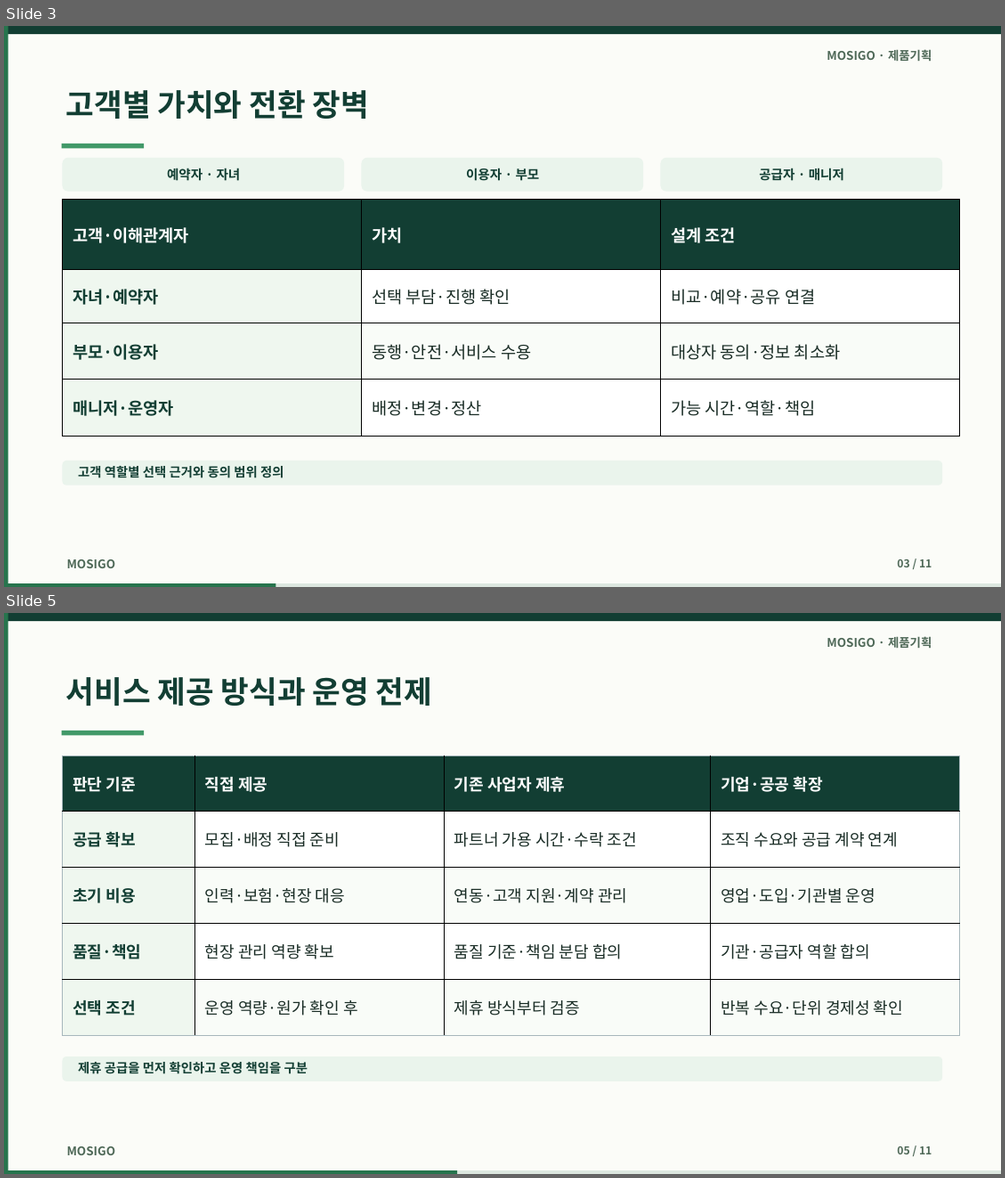
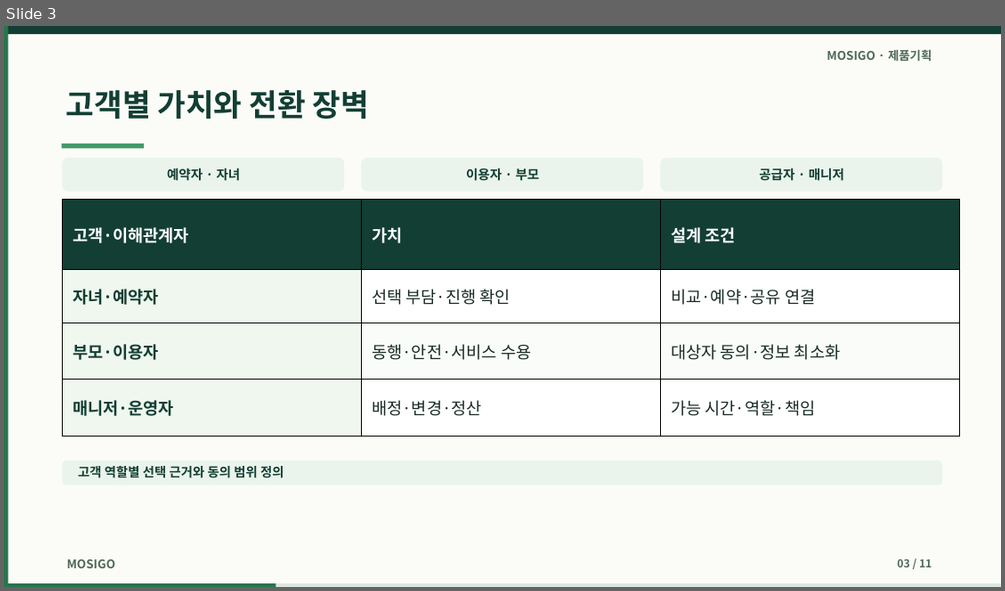
Before and after one commit to dohyunkimmm/mosigo-case-study, a slide deck: downloads/mosigo_report.pptx. Shown one above the other, each under a label of ours: slides 3 and 5 before the commit, slide 3 after it; the slides between them are not shown. The pictures are 1005x1178 and 1005x591 pixels, drawn with LibreOffice and Linux fonts; fonts in the diff are those of the drawing. Boxes give left, top, right and bottom in pixels: in the first picture for what was removed or moved away, otherwise in the second. Text is boxed around its words. In the diff, an @@ line names an element or a change of style, - is before the commit and + after.

Commit message:
Refine MOSIGO report and presentation design (#143)
* Clarify pilot criteria and reporting metrics

* Align pilot milestones, KPI definitions, and budget scope

* Improve report navigation and service planning narrative

* Refine document navigation and presentation visuals

* Fix site accessibility script and recognize revised slide deck

* Keep the concept preview label explicit

* Keep legacy copy rewrite on the legacy deck path

* Check the five synchronized PRD metrics

* Keep supply and safety approval criteria explicit

* Match editable slide typefaces to the deck typography

```diff
--- a/downloads/mosigo_report.pptx
+++ b/downloads/mosigo_report.pptx
@@ slide 5 removed at box(4, 613, 1001, 1174), background #FBFCF8 @@
@@ rectangle removed at box(4, 613, 1001, 621) @@
@@ rectangle removed at box(4, 613, 1001, 620) @@
@@ rectangle removed at box(4, 613, 8, 1174) @@
@@ text removed at box(826, 636, 931, 648) @@
-MOSIGO · 제품기획
@@ text removed at box(66, 677, 432, 706) @@
-서비스 제공 방식과 운영 전제
@@ rectangle removed at box(62, 730, 144, 736) @@
@@ table removed at box(63, 755, 959, 1036), 5 rows, 4 columns @@
-판단 기준 | 직접 제공 | 기존 사업자 제휴 | 기업·공공 확장
-공급 확보 | 모집·배정 직접 준비 | 파트너 가용 시간·수락 조건 | 조직 수요와 공급 계약 연계
-초기 비용 | 인력·보험·현장 대응 | 연동·고객 지원·계약 관리 | 영업·도입·기관별 운영
-품질·책임 | 현장 관리 역량 확보 | 품질 기준·책임 분담 합의 | 기관·공급자 역할 합의
-선택 조건 | 운영 역량·원가 확인 후 | 제휴 방식부터 검증 | 반복 수요·단위 경제성 확인
@@ rounded rectangle removed at box(63, 1056, 942, 1081) @@
@@ text removed at box(78, 1062, 307, 1074) @@
-제휴 공급을 먼저 확인하고 운영 책임을 구분
@@ text removed at box(67, 1146, 116, 1155) @@
-MOSIGO
@@ text removed at box(897, 1146, 931, 1154) @@
-05 / 11
@@ rectangle removed at box(4, 1171, 1001, 1174) @@
@@ rectangle removed at box(4, 1171, 457, 1174) @@
```
Also in this commit, not shown: 6 slides changed, 2 slides added, 1 other slide removed, 32 other files.
